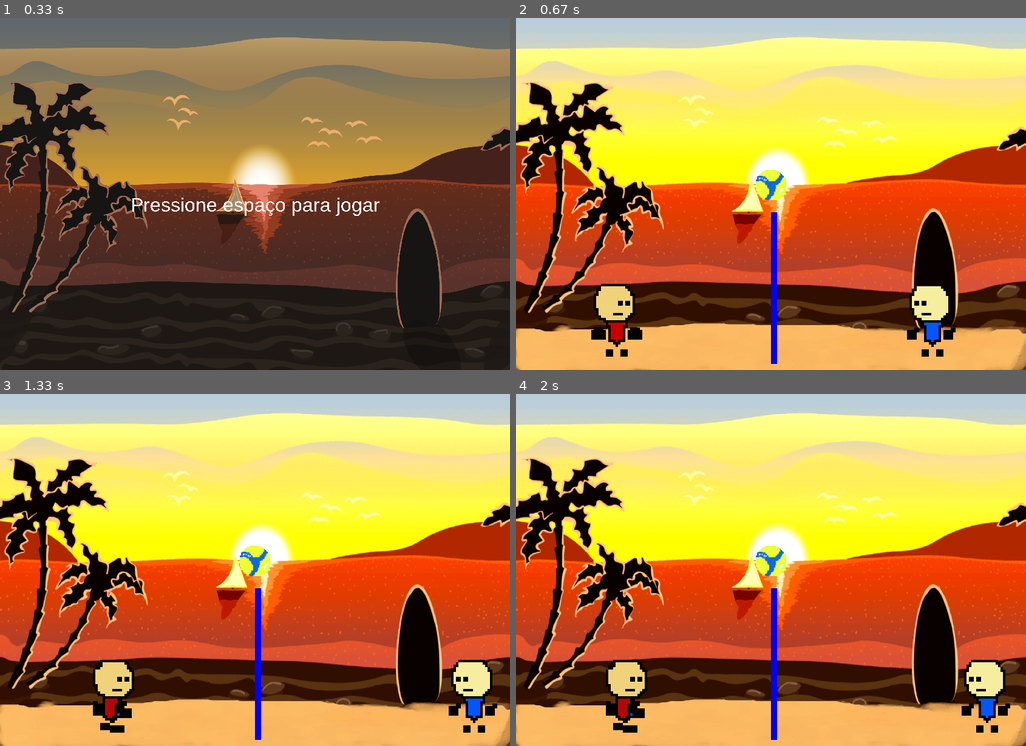
Above: before the commit, frames 1-4 (two rows, left to right).
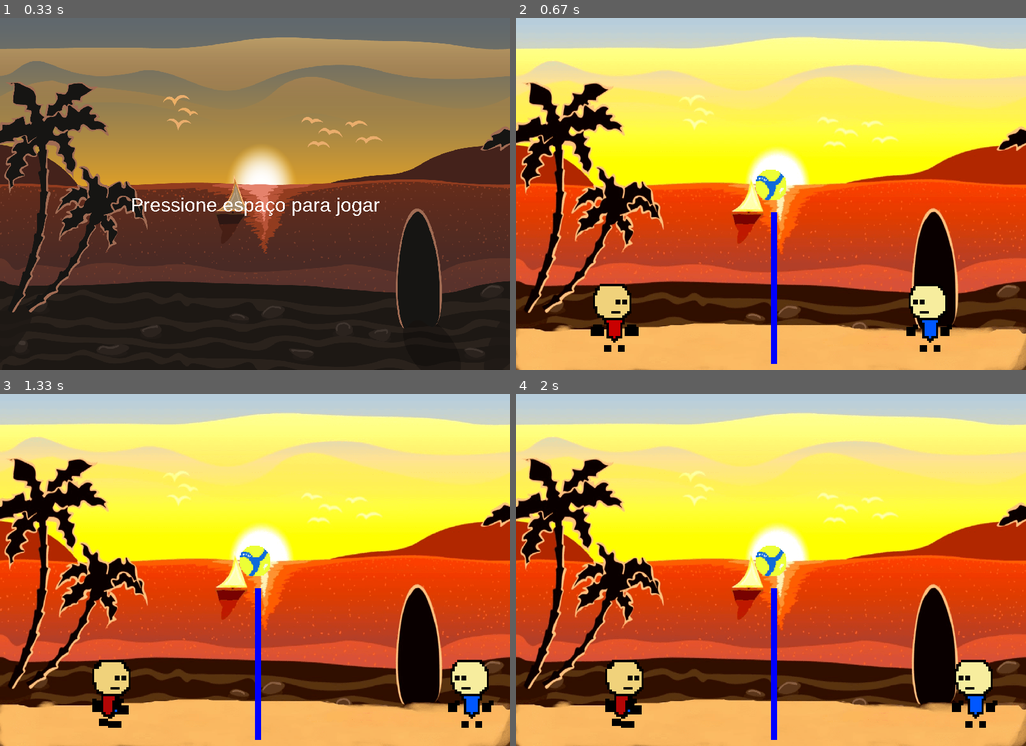
Above: after the commit, the same moments.

Repository: luiskeyd/volei-pygame
Game: pygame game, started from jogo.py
Two runs of this game, one before a commit and one after it. Both use one fixed random seed, a clock stepped at 60 frames per second and the inputs below.
Inputs:
- Up to frame 1 (0.33 s): no input
- Up to frame 2 (0.67 s): tap Space at 0.33 s
- Up to frame 3 (1.33 s): hold Right 0.67-1.13 s; hold Right from 1.17 s (still down); hold D from 1.17 s (still down)
- Up to frame 4 (2 s): release Right at 1.63 s; release D at 1.63 s; hold Left from 1.67 s (still down); hold A from 1.67 s (still down)

Frame 1 is identical in both runs. In frame 2, 1.1% of the frame differs, in the area x 14-87%, y 75-97%; in frame 3, 1.2%; in frame 4, 1.7%, in the area x 17-97%, y 75-97%.

Commit message:
colisoes e limitacao add/ tanto no limite de tela quanto na rede

Diff:
--- a/constantes.py
+++ b/constantes.py
@@ -45,6 +45,7 @@
 
 #tamanho da rede
 TAMANHO_REDE = 250
+LARGURA_REDE = 10
 
 
 #mensagem_ganhador = None
--- a/jogo.py
+++ b/jogo.py
@@ -1,7 +1,11 @@
 import pygame
 import constantes #pasta onde estarão as variaveis
 import sprites #imagens do jogo
-import os # arquivos
+import sist_players
+import sist_bola
+import sist_rede
+
+
 
 
 
@@ -17,15 +21,19 @@
         self.relogio = pygame.time.Clock() # fps do jogo
         self.esta_rodando = True # jogo aberto
         self.fonte=pygame.font.match_font(constantes.FONTE)
-        self.carregar_arquivos()
+        #self.carregar_arquivos()
 
 
     def novo_jogo(self):
         #inicializacao das sprites
         self.todas_as_sprites = pygame.sprite.Group() # carrega todas as sprites
-        self.jogador1 = Jogador(1) # sprites do jogador 1
-        self.jogador2 = Jogador(2) # sprites do jogador 2
-        self.bola = Bola() # sprite da bola
+        self.rede_sprite = pygame.sprite.Group()
+        self.jogador1 = sist_players.Jogador(1) # sprites do jogador 1
+        self.jogador2 = sist_players.Jogador(2) # sprites do jogador 2
+        self.bola = sist_bola.Bola() # sprite da bola
+        self.rede = sist_rede.Rede(constantes.AZUL,10, constantes.TAMANHO_REDE, (constantes.LARGURA//2, 320) )
+        self.rede_sprite.add(self.rede)
+        #self.todas_as_sprites.add(self.rede)
         self.todas_as_sprites.add(self.bola)
         self.todas_as_sprites.add(self.jogador1)
         self.todas_as_sprites.add(self.jogador2) # add de todas as sprites na lista
@@ -56,23 +64,18 @@
     def atualizar_sprites(self):
         #atualiza sprites
         self.todas_as_sprites.update()
+        self.jogador1.colide(self.rede_sprite)
+        self.jogador2.colide(self.rede_sprite)
 
 
     def desenhar_sprites(self):
         #desenha as sprites
         self.tela.fill(constantes.PRETO) # limpa a tela
         self.imagem_de_game_play()# desenha a tela de funda da game play
-        self.rede() # desenha a rede
+        #self.rede() # desenha a rede
         self.todas_as_sprites.draw(self.tela) #faz oq a função fala
+        self.rede_sprite.draw(self.tela)
         pygame.display.flip() # atualiza a tela a cada frame
-
-
-    def carregar_arquivos(self):
-        #Carregar os arquivos de audio e imagem
-        diretorio_imagens = os.path.join(os.getcwd(), 'imagens')
-        self.diretorio_audios = os.path.join(os.getcwd(), 'audios')
-        self.jogo_python = os.path.join(diretorio_imagens,'imagem_de_fundo.png' )
-
 
     def mostrar_texto(self, mensagem, tamanho, cor, x, y):
         #Exibe um texto na tela
@@ -112,9 +115,7 @@
         self.rect = self.imagem_inicial.get_rect()
         self.rect.topleft = (0, 0)
         self.tela.blit(self.imagem_inicial, self.rect)
-
-    def rede(self):
-        pygame.draw.rect(self.tela, constantes.AZUL, [constantes.LARGURA//2 ,320  , 10, constantes.TAMANHO_REDE], 0 )
+        #pygame.sprite.collide_rect(rede, self.jogador1):
 
     def imagem_de_game_play(self):
         self.imagem_gameplay = pygame.image.load(sprites.TELA_DE_GAMEPLAY )
@@ -128,86 +129,6 @@
     def mostrar_tela_final(self):
         pass
 
-class Jogador(pygame.sprite.Sprite):
-    def __init__(self, player):
-        pygame.sprite.Sprite.__init__(self)
-        if player == 1:
-            self.sprites = []
-
-            self.sprites.append(pygame.image.load(sprites.J1_FRAME_1))
-            self.sprites.append(pygame.image.load(sprites.J1_FRAME_2))
-            self.sprites.append(pygame.image.load(sprites.J1_FRAME_3))
-            self.sprites.append(pygame.image.load(sprites.J1_FRAME_4))
-
-            self.atual = 0
-            self.image = self.sprites[self.atual]
-            self.image = pygame.transform.scale(self.image,(32*4,32*4))
-            self.rect= self.image.get_rect()
-            self.rect.topleft = constantes.X_JOGADOR1, constantes.Y_JOGADOR1
-            self.animar=False
-            self.posicao_x1 = constantes.X_JOGADOR1
-            self.rect.x = self.posicao_x1
-
-        else:
-            self.sprites = []
-            self.sprites.append(pygame.image.load(sprites.J2_FRAME_1))
-            self.sprites.append(pygame.image.load(sprites.J2_FRAME_2))
-            self.sprites.append(pygame.image.load(sprites.J2_FRAME_3))
-            self.sprites.append(pygame.image.load(sprites.J2_FRAME_4))
-
-            self.atual = 0
-            self.image = self.sprites[self.atual]
-            self.image = pygame.transform.scale(self.image,(32*4, 32*4))
-            self.rect = self.image.get_rect()
-            self.rect.topleft = 620, 430
-            self.animar = False
-            self.posicao_x2 = constantes.X_JOGADOR2
-            self.rect.x = self.posicao_x2
-
-    def movimento(self, player):
-        teclas_pressionadas = pygame.key.get_pressed()
-        if player == 1:
-            if teclas_pressionadas[pygame.K_d]:
-                self.rect.x +=5
-                self.andar(1)
-            if teclas_pressionadas[pygame.K_a]:
-                self.rect.x -=5
-                self.andar(1)
-        else:
-            if teclas_pressionadas[pygame.K_RIGHT]:
-                self.rect.x +=5
-                self.andar(2)
-            if teclas_pressionadas[pygame.K_LEFT]:
-                self.rect.x -=5
-                self.andar(2)
-
-
-
-
-    def update(self):
-            if self.animar==True:
-                self.atual= self.atual+ 0.2
-                if self.atual>= len(self.sprites):
-                    self.atual = 0
-                    self.animar=False
-                self.image= self.sprites[int(self.atual)]
-                self.image = pygame.transform.scale(self.image,(32*4,32*4))
-
-
-    def andar(self, player):
-        if player == 1 or player == 2:
-            self.animar=True
-
-
-class Bola(pygame.sprite.Sprite):
-    def __init__(self):
-        pygame.sprite.Sprite.__init__(self)
-
-        self.sprite = (pygame.image.load(sprites.BOLA))
-        self.image = self.sprite
-        self.image = pygame.transform.scale(self.image,(50,50))
-        self.rect= self.image.get_rect()
-        self.rect.midtop = (constantes.LARGURA//2, 250)
 
 
 volei = Jogo()
--- /dev/null
+++ b/sist_bola.py
@@ -0,0 +1,17 @@
+import pygame
+import constantes
+import sprites
+import os
+import sist_players
+
+
+
+class Bola(pygame.sprite.Sprite):
+    def __init__(self):
+        pygame.sprite.Sprite.__init__(self)
+
+        self.sprite = (pygame.image.load(sprites.BOLA))
+        self.image = self.sprite
+        self.image = pygame.transform.scale(self.image,(50,50))
+        self.rect= self.image.get_rect()
+        self.rect.midtop = (constantes.LARGURA//2, 250)
--- /dev/null
+++ b/sist_players.py
@@ -0,0 +1,89 @@
+import pygame
+import sprites
+import constantes
+import sist_bola
+
+
+
+class Jogador(pygame.sprite.Sprite):
+    def __init__(self, player):
+        pygame.sprite.Sprite.__init__(self)
+        if player == 1:
+            self.sprites = []
+
+            self.sprites.append(pygame.image.load(sprites.J1_FRAME_1))
+            self.sprites.append(pygame.image.load(sprites.J1_FRAME_2))
+            self.sprites.append(pygame.image.load(sprites.J1_FRAME_3))
+            self.sprites.append(pygame.image.load(sprites.J1_FRAME_4))
+
+            self.atual = 0
+            self.image = self.sprites[self.atual]
+            self.image = pygame.transform.scale(self.image,(120,120))
+            self.rect= self.image.get_rect()
+            self.rect.topleft = constantes.X_JOGADOR1, constantes.Y_JOGADOR1
+            self.animar=False
+            self.posicao_x1 = constantes.X_JOGADOR1
+            self.rect.x = self.posicao_x1
+
+        else:
+            self.sprites = []
+            self.sprites.append(pygame.image.load(sprites.J2_FRAME_1))
+            self.sprites.append(pygame.image.load(sprites.J2_FRAME_2))
+            self.sprites.append(pygame.image.load(sprites.J2_FRAME_3))
+            self.sprites.append(pygame.image.load(sprites.J2_FRAME_4))
+
+            self.atual = 0
+            self.image = self.sprites[self.atual]
+            self.image = pygame.transform.scale(self.image,(120, 120))
+            self.rect = self.image.get_rect()
+            self.rect.topright = 620, 430
+            self.animar = False
+            self.posicao_x2 = constantes.X_JOGADOR2
+            self.rect.x = self.posicao_x2
+
+    def movimento(self, player):
+        teclas_pressionadas = pygame.key.get_pressed()
+        if player == 1:
+            if teclas_pressionadas[pygame.K_d]:
+                self.rect.x +=5
+                self.andar(1)
+            if teclas_pressionadas[pygame.K_a]:
+                self.rect.x -=5
+                self.andar(1)
+            if self.rect.x <= -25:
+                self.rect.x = -25
+        else:
+            if teclas_pressionadas[pygame.K_RIGHT]:
+                self.rect.x +=5
+                self.andar(2)
+            if teclas_pressionadas[pygame.K_LEFT]:
+                self.rect.x -=5
+                self.andar(2)
+            if self.rect.x >= constantes.LARGURA - 95:
+                self.rect.x = constantes.LARGURA - 95
+
+
+
+
+    def update(self):
+            if self.animar==True:
+                self.atual= self.atual+ 0.2
+                if self.atual>= len(self.sprites):
+                    self.atual = 0
+                    self.animar=False
+                self.image= self.sprites[int(self.atual)]
+                self.image = pygame.transform.scale(self.image,(120,120))
+
+
+    def andar(self, player):
+        if player == 1 or player == 2:
+            self.animar=True
+
+
+    def colide(self, rede):
+        colisao = pygame.sprite.spritecollide(self, rede, False)
+        for i in colisao:
+                if self.rect.colliderect(i):
+                    self.rect.x -= 5
+                if self.rect.colliderect(i):
+                    self.rect.x +=10
--- /dev/null
+++ b/sist_rede.py
@@ -0,0 +1,17 @@
+import pygame
+import sist_bola
+import sist_players
+import sprites
+import constantes
+
+
+
+class Rede(pygame.sprite.Sprite):
+
+    def __init__(self, cor, largura, altura, posicao):
+       super().__init__()
+       #pygame.sprite.Sprite.init(self)
+       self.image = pygame.Surface([largura, altura])
+       self.image.fill(cor)
+       self.rect = self.image.get_rect()
+       self.rect.x, self.rect.y = posicao
--- a/teste.py
+++ b/teste.py
@@ -1,14 +1,12 @@
 import pygame
-import constantes  # pasta onde estarão as variáveis
-import sprites  # imagens do jogo
-import os
-
+import constantes # Variáveis do jogo (como largura, altura, cores, etc.)
+import sprites # Imagens do jogo
+import sist_players # Sistema dos jogadores
+import sist_bola # Sistema da bola
 
 # Inicializando o Pygame
 class Jogo:
-
     def __init__(self):
-        # criando a tela do jogo
         pygame.init()
         pygame.mixer.init()
         self.tela = pygame.display.set_mode((constantes.LARGURA, constantes.ALTURA))
@@ -16,56 +14,50 @@
         self.relogio = pygame.time.Clock()
         self.esta_rodando = True
         self.fonte = pygame.font.match_font(constantes.FONTE)
-        self.carregar_arquivos()
 
     def novo_jogo(self):
-        # inicialização das sprites
         self.todas_as_sprites = pygame.sprite.Group()
+        self.rede_sprite = pygame.sprite.Group()
         self.jogador1 = Jogador(1)
         self.jogador2 = Jogador(2)
         self.bola = Bola()
+        self.rede = Rede(constantes.AZUL, 10, constantes.TAMANHO_REDE, (constantes.LARGURA // 2, 320))
+        self.rede_sprite.add(self.rede)
+        self.todas_as_sprites.add(self.bola)
         self.todas_as_sprites.add(self.jogador1)
         self.todas_as_sprites.add(self.jogador2)
-        self.todas_as_sprites.add(self.bola)
         self.rodar()
 
     def rodar(self):
-        # loop do jogo
         self.jogando = True
         while self.jogando:
             self.relogio.tick(constantes.FPS)
             self.eventos()
+            self.jogador1.movimento(1)
+            self.jogador2.movimento(2)
             self.atualizar_sprites()
             self.desenhar_sprites()
 
     def eventos(self):
-        # define os eventos do jogo
         for event in pygame.event.get():
-            if event.type == pygame.QUIT:  # caso o player feche o jogo
+            if event.type == pygame.QUIT:
                 if self.jogando:
                     self.jogando = False
                 self.esta_rodando = False
 
     def atualizar_sprites(self):
-        # atualiza sprites
         self.todas_as_sprites.update()
+        self.jogador1.colide(self.rede_sprite)
+        self.jogador2.colide(self.rede_sprite)
 
     def desenhar_sprites(self):
-        # desenha as sprites
-        self.tela.fill(constantes.PRETO)  # limpa a tela
-        self.imagem_de_fundo()  # desenha a imagem de fundo
-        self.rede()  # desenha a rede
-        self.todas_as_sprites.draw(self.tela)  # desenha as sprites na tela
-        pygame.display.flip()  # atualiza a tela a cada frame
-
-    def carregar_arquivos(self):
-        # Carregar os arquivos de áudio e imagem
-        diretorio_imagens = os.path.join(os.getcwd(), 'imagens')
-        self.imagem_fundo = os.path.join(diretorio_imagens, 'imagem_de_fundo.png')
-        self.diretorio_audios = os.path.join(os.getcwd(), 'audios')
+        self.tela.fill(constantes.PRETO)
+        self.imagem_de_game_play()
+        self.todas_as_sprites.draw(self.tela)
+        self.rede_sprite.draw(self.tela)
+        pygame.display.flip()
 
     def mostrar_texto(self, mensagem, tamanho, cor, x, y):
-        # Exibe um texto na tela
         fonte = pygame.font.Font(self.fonte, tamanho)
         mensagem = fonte.render(mensagem, False, cor)
         mensagem_rect = mensagem.get_rect()
@@ -73,12 +65,8 @@
         self.tela.blit(mensagem, mensagem_rect)
 
     def mostrar_tela_inicial(self):
-        # exibe imagem de fundo
-        self.imagem_de_fundo()
-
-        # exibe o texto da tela inicial
+        self.imagem_de_fundo(constantes.LARGURA // 2, constantes.ALTURA // 2)
         self.mostrar_texto('Pressione espaço para jogar', 32, constantes.BRANCO, constantes.LARGURA // 2, constantes.ALTURA // 2)
-
         pygame.display.flip()
         self.esperar_resposta()
 
@@ -94,70 +82,70 @@
                     if event.key == pygame.K_SPACE:
                         esperando = False
 
-    def imagem_de_fundo(self):
-        self.imagem_inicial = pygame.image.load(self.imagem_fundo)
+    def imagem_de_fundo(self, x, y):
+        self.imagem_inicial = pygame.image.load(sprites.TELA_INICIAL)
         self.imagem_inicial = pygame.transform.scale(self.imagem_inicial, (constantes.LARGURA, constantes.ALTURA))
         self.rect = self.imagem_inicial.get_rect()
         self.rect.topleft = (0, 0)
         self.tela.blit(self.imagem_inicial, self.rect)
 
-    def rede(self):
-        pygame.draw.rect(self.tela, constantes.VERDE, (constantes.LARGURA//2 - 5, 0, 10, constantes.TAMANHO_REDE))
+    def imagem_de_game_play(self):
+        self.imagem_gameplay = pygame.image.load(sprites.TELA_DE_GAMEPLAY)
+        self.imagem_gameplay = pygame.transform.scale(self.imagem_gameplay, (constantes.LARGURA, constantes.ALTURA))
+        self.rect = self.imagem_gameplay.get_rect()
+        self.rect.topleft = (0, 0)
+        self.tela.blit(self.imagem_gameplay, self.rect)
 
     def mostrar_tela_final(self):
         pass
 
+class Rede(pygame.sprite.Sprite):
+    def __init__(self, cor, largura, altura, posicao):
+        super().__init__()
+        self.image = pygame.Surface([largura, altura])
+        self.image.fill(cor)
+        self.rect = self.image.get_rect()
+        self.rect.x, self.rect.y = posicao
 
 class Jogador(pygame.sprite.Sprite):
-    def __init__(self, jogador_id):
-        pygame.sprite.Sprite.__init__(self)
-        if jogador_id == 1:
-            self.sprites = []
-            self.sprites.append(pygame.image.load('imagens/jogador1_andando.1.png'))
-            self.sprites.append(pygame.image.load('imagens/jogador1_andando.2.png'))
-            self.sprites.append(pygame.image.load('imagens/jogador1_andando.3.png'))
-            self.sprites.append(pygame.image.load('imagens/jogador1_andando.4.png'))
-            self.atual = 0
-            self.image = self.sprites[self.atual]
-            self.image = pygame.transform.scale(self.image, (32 * 4, 32 * 4))
-            self.rect = self.image.get_rect()
-            self.rect.topleft = 100, 400
-            self.animar = False
+    def __init__(self, player_id):
+        super().__init__()
+        self.image = pygame.Surface([50, 50])
+        self.image.fill(constantes.BRANCO)
+        self.rect = pygame.Rect(0, 0, 30, 50)  # Define um retângulo menor que a imagem
+        self.rect.x = constantes.LARGURA // 4 if player_id == 1 else 3 * constantes.LARGURA // 4
+        self.rect.y = constantes.ALTURA - 60
+
+    def movimento(self, player_id):
+        keys = pygame.key.get_pressed()
+        if player_id == 1:
+            if keys[pygame.K_a]:
+                self.rect.x -= 5
+            if keys[pygame.K_d]:
+                self.rect.x += 5
         else:
-            self.sprites = []
-            self.sprites.append(pygame.image.load('imagens/jogador2_andando.1 (1).png'))
-            self.sprites.append(pygame.image.load('imagens/jogador2_andando.2 (1).png'))
-            self.sprites.append(pygame.image.load('imagens/jogador2_andando.3 (1).png'))
-            self.sprites.append(pygame.image.load('imagens/jogador2_andando.4 (1).png'))
-            self.atual = 0
-            self.image = self.sprites[self.atual]
-            self.image = pygame.transform.scale(self.image, (32 * 4, 32 * 4))
-            self.rect = self.image.get_rect()
-            self.rect.topleft = 620, 400
-            self.animar = False
+            if keys[pygame.K_LEFT]:
+                self.rect.x -= 5
+            if keys[pygame.K_RIGHT]:
+                self.rect.x += 5
 
-    def update(self):
-        if self.animar:
-            self.atual = self.atual + 0.2
-            if self.atual >= len(self.sprites):
-                self.atual = 0
-                self.animar = False
-            self.image = self.sprites[int(self.atual)]
-            self.image = pygame.transform.scale(self.image, (32 * 4, 32 * 4))
-
-    def andar(self):
-        self.animar = True
-
+    def colide(self, rede):
+        colisao = pygame.sprite.spritecollide(self, rede, False)
+        for i in colisao:
+            if self.rect.colliderect(i):
+                if self.rect.centerx < constantes.LARGURA // 2:
+                    self.rect.right = i.rect.left
+                else:
+                    self.rect.left = i.rect.right
 
 class Bola(pygame.sprite.Sprite):
     def __init__(self):
-        pygame.sprite.Sprite.__init__(self)
-        self.sprite = pygame.image.load('imagens/bola mikasa (1).png')
-        self.image = self.sprite
-        self.image = pygame.transform.scale(self.image, (32 * 2, 32 * 2))
+        super().__init__()
+        self.image = pygame.Surface([20, 20])
+        self.image.fill(constantes.VERMELHO)
         self.rect = self.image.get_rect()
-        self.rect.topleft = constantes.LARGURA // 2, 300
-
+        self.rect.x = constantes.LARGURA // 2
+        self.rect.y = constantes.ALTURA // 2
 
 volei = Jogo()
 volei.mostrar_tela_inicial()
